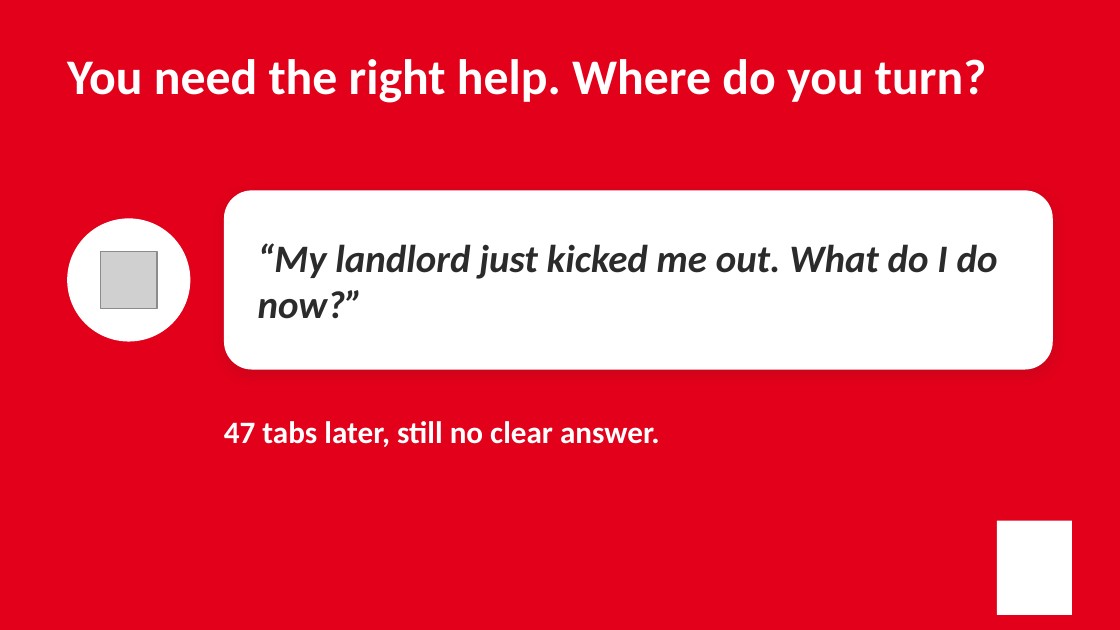
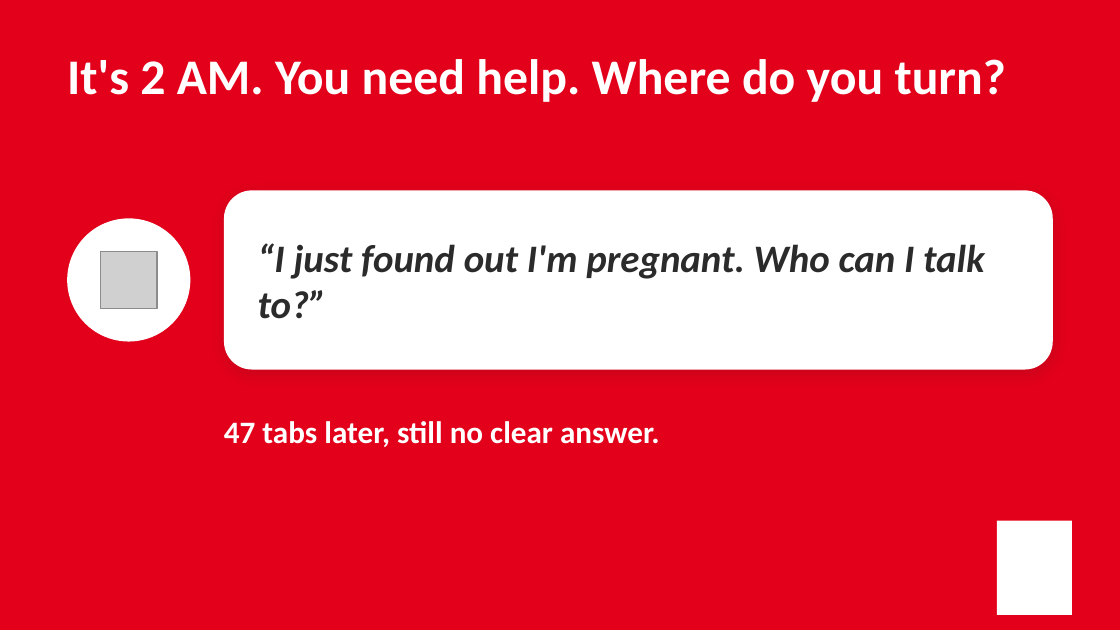
Before and after one commit to Rishabh4691/ai_call_hackathon, a slide deck: slide 1 of docs/pitch-deck.pptx. Drawn at 1120x630 pixels with LibreOffice and Linux fonts; fonts in the diff are those of the drawing; grey boxes stand for pictures; background and template pictures are left out. Boxes give left, top, right and bottom in pixels: in the first picture for what was removed or moved away, otherwise in the second. Text is boxed around its words. In the diff, an @@ line names an element or a change of style, - is before the commit and + after.

```diff
--- a/docs/pitch-deck.pptx
+++ b/docs/pitch-deck.pptx
@@ title at (x1=67, y1=59, x2=1006, y2=102): text changed @@
-You need the right help. Where do you turn?
+It's 2 AM. You need help. Where do you turn?
@@ text at (x1=258, y1=243, x2=985, y2=319): text changed @@
-“My landlord just kicked me out. What do I do now?”
+“I just found out I'm pregnant. Who can I talk to?”
```
Also in this commit, not shown: 1 other file.
